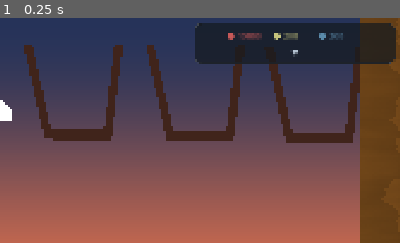
Above: before the commit, frame 1.
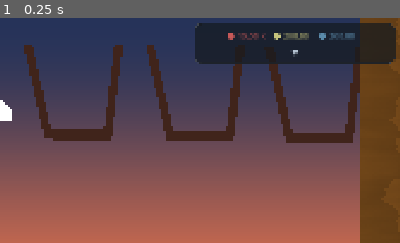
Above: after the commit, the same moment.

Repository: adambrock89/idle-glass
Game: Godot game, scene res://scenes/levels/fragment_manager.tscn
Same seed, same stepped clock (60 frames per second), same inputs: the game is played once before the commit and once after it.
Inputs:
- Up to frame 1 (0.25 s): no input
The pictures show only the part of the screen within x 50-100%, y 0-50%; the shares and areas given below are measured in that part.

The runs differ from the first frame. In frame 1, 0.2% of the frame differs, in the area x 61-89%, y 6-10%.

Commit message:
can't grab placeables through shop (proper behavior)

Diff:
--- a/data/upgrades.json
+++ b/data/upgrades.json
@@ -3,15 +3,15 @@
 		"id":  "red_value",
 		"name":  "Red Value",
 		"description":  "Increase red score value per fragment",
-		"max_level": 8,
+		"max_level": 100,
 		"effect":  {
 			"type":  "mult",
 			"target":  "red_value",
-			"multiplier":  1.1
+			"multiplier":  1.2
 		},
 		"cost": {
 			"red":  10
 		},
-		"cost_multiplier": 1.15
+		"cost_multiplier": 1.35
 	}
 ]
--- a/scenes/levels/fragment_manager.tscn
+++ b/scenes/levels/fragment_manager.tscn
@@ -62,6 +62,7 @@
 script = ExtResource("4_l78gl")
 
 [node name="Scoreboard" parent="." instance=ExtResource("5_41nyt")]
+unique_name_in_owner = true
 
 [node name="ColorRect" type="ColorRect" parent="."]
 z_index = -1
@@ -75,6 +76,7 @@
 position = Vector2(959, 538)
 
 [node name="Shop" parent="." instance=ExtResource("7_srsae")]
+unique_name_in_owner = true
 
 [node name="AudioStreamPlayer2D" type="AudioStreamPlayer2D" parent="."]
 stream = ExtResource("8_7051s")
--- a/scenes/ui/shop_container.tscn
+++ b/scenes/ui/shop_container.tscn
@@ -1,6 +1,8 @@
-[gd_scene load_steps=2 format=3]
+[gd_scene load_steps=2 format=3 uid="uid://c1iamuvfrlf7x"]
 
-[ext_resource type="Script" path="res://src/ui/shop_manager.gd" id="1_script"]
+[ext_resource type="Script" uid="uid://cyl0byvxhtn26" path="res://src/ui/shop_manager.gd" id="1_script"]
 
-[node name="Shop" type="CanvasLayer"]
+[node name="Shop" type="Control"]
+layout_mode = 3
+anchors_preset = 0
 script = ExtResource("1_script")
--- a/src/autoload/global_ui_font.gd
+++ b/src/autoload/global_ui_font.gd
@@ -1,6 +1,6 @@
 extends Node
 
-var MODERN_FONT_NAMES: PackedStringArray = PackedStringArray(["Segoe UI", "Inter", "Noto Sans", "Roboto", "Arial"])
+var MODERN_FONT_NAMES: PackedStringArray = PackedStringArray(["Roboto", "Inter", "Noto Sans", "Segoe UI", "Arial"])
 const APPLIED_META_KEY := &"global_font_applied"
 
 var modern_font: SystemFont
--- a/src/entities/placeable.gd
+++ b/src/entities/placeable.gd
@@ -18,6 +18,13 @@
 
 func _input(event):
 	if event is InputEventMouseButton and event.button_index == MOUSE_BUTTON_LEFT and not event.pressed:
+		var mouse = event.position
+
+		if %Scoreboard.panel_root.get_global_rect().has_point(mouse):
+			return
+
+		if %Shop.shop_panel.get_global_rect().has_point(mouse):
+			return
 		if _mouse_over_self():
 			start_placing()
 
--- a/src/entities/scoreboard.gd
+++ b/src/entities/scoreboard.gd
@@ -20,6 +20,7 @@
 const SCORE_COLOR_ORDER: Array[String] = ["red", "yellow", "blue", "orange", "green", "purple"]
 const TIER_TWO_COLORS: Array[String] = ["orange", "green", "purple"]
 
+var global_functions: GlobalFunctions = GlobalFunctions.new()
 var color_profile: ColorProfile = ColorProfile.new()
 
 var scoreboard_colors: Dictionary = {
@@ -121,6 +122,7 @@
 		var entry: Control = build_color_entry(color_name)
 		grid.add_child(entry)
 		entries[color_name] = entry
+		_refresh_entry(color_name)
 
 	_update_tier_two_entry_visibility()
 
@@ -161,7 +163,11 @@
 			panel_root.offset_bottom = PANEL_TOP_MARGIN
 
 	if arrow_hint_label != null:
-		arrow_hint_label.visible = not is_open
+		if(is_open):
+			arrow_hint_label.text = "▲"
+		else:
+			arrow_hint_label.text = "▼"
+
 	if shop_separation != null:
 		shop_separation.visible = is_open
 	if shop_host != null:
@@ -221,7 +227,7 @@
 
 	var label := Label.new()
 	label.name = "Label"
-	label.text = str(int(round(float(scores[color_name]))))
+	label.text = "" #Defined on update
 	label.add_theme_font_size_override("font_size", 19)
 	label.modulate = color_profile.rgb_values[scoreboard_colors[color_name]]
 	label.horizontal_alignment = HORIZONTAL_ALIGNMENT_LEFT
@@ -256,7 +262,7 @@
 func _refresh_entry(color_name: String) -> void:
 	var entry: HBoxContainer = entries[color_name] as HBoxContainer
 	var label: Label = entry.get_node("Label") as Label
-	label.text = str(int(round(float(scores[color_name]))))
+	label.text = global_functions.format_float_for_notation(scores[color_name])
 
 func _get_fragment_color_name(fragment: Fragment) -> String:
 	if fragment == null:
@@ -411,14 +417,11 @@
 				fragment_manager.call("set_color_strength", color_name, float(value))
 
 func apply_effect(effect: Dictionary) -> void:
-	print("Effect:")
-	print(effect)
 	if effect == null:
 		return
 
 	var t: String = String(effect.get("type", ""))
 	var target: String = String(effect.get("target", ""))
-	print(t)
 	if t == "mult": #WORKING HERE
 		if target.ends_with("_value"):
 			var color: String = target.replace("_value", "")
@@ -428,14 +431,12 @@
 
 			if value_multiplier.has(color):
 				value_multiplier[color] = mult
-				print("new: ", mult)
 		elif target.begins_with("metal_") and target.ends_with("_value"):
 			var metal_name: String = target.replace("metal_", "").replace("_value", "")
 			var metal_mult: float = float(effect.get("multiplier", 1.0))
 			if metal_value_multiplier.has(metal_name):
 				metal_value_multiplier[metal_name] = metal_mult
 
-		print("Triggered apply_set_effect(%s, %s)" % [target, effect.get("value", null)]) #effect.get value is NULL
 		_apply_set_effect(target, effect.get("value", null))
 	elif t == "set":
 		_apply_set_effect(target, effect.get("value", null))
--- a/src/ui/shop_manager.gd
+++ b/src/ui/shop_manager.gd
@@ -1,4 +1,4 @@
-extends CanvasLayer
+extends Control
 
 @onready var upgrade_row_scene: PackedScene = preload("res://scenes/ui/upgrade_row.tscn")
 var scoreboard: CanvasLayer = null
@@ -10,6 +10,8 @@
 var list_container: VBoxContainer = null
 var ui_click_player: AudioStreamPlayer = null
 var suppress_score_refresh: bool = false
+var scoreboard_open_rect: Rect2
+var last_mouse_pos: Vector2 = Vector2.ZERO
 
 var is_open: bool = false
 
@@ -44,6 +46,7 @@
 	shop_panel.custom_minimum_size = Vector2(0, 0)
 	shop_panel.visible = false
 	shop_panel.add_theme_stylebox_override("panel", _build_panel_style())
+	shop_panel.mouse_filter = Control.MOUSE_FILTER_STOP
 
 
 	var panel_margin := MarginContainer.new()
@@ -82,7 +85,7 @@
 		scoreboard = _find_node_by_name(get_tree().get_root(), "Scoreboard") as CanvasLayer
 
 	if scoreboard != null:
-		scoreboard.connect("shop_toggled", Callable(self, "toggle_shop"))
+		scoreboard.connect("shop_toggled", Callable(self, "_on_scoreboard_clicked"))
 		scoreboard.connect("scores_changed", Callable(self, "_on_scores_changed"))
 		if scoreboard.has_method("attach_shop_panel"):
 			scoreboard.call("attach_shop_panel", shop_panel)
@@ -106,17 +109,62 @@
 				return found
 	return null
 
+func _input(event: InputEvent) -> void:
+	if event is InputEventMouseButton:
+		last_mouse_pos = event.position
+
 func _unhandled_input(event: InputEvent) -> void:
-	# Tab doesn't have a stable Key enum across builds; check unicode 9 (tab)
+	if event is InputEventMouseButton and event.pressed:
+		# While shop is open, block gameplay clicks
+		if is_open:
+			return
+
+	# Tab toggles shop
 	if event is InputEventKey and event.pressed and int(event.unicode) == 9:
 		toggle_shop()
 
+
+
 func toggle_shop() -> void:
 	is_open = !is_open
+
+	if is_open:
+		# Capture the scoreboard's original clickable area
+		if scoreboard != null and scoreboard.panel_root != null:
+			scoreboard_open_rect = scoreboard.panel_root.get_global_rect()
+	else:
+		# Closing shop normally
+		pass
+
 	if shop_panel != null:
 		shop_panel.visible = is_open
+
 	if scoreboard != null and scoreboard.has_method("set_shop_open"):
 		scoreboard.call("set_shop_open", is_open)
+
+func open_shop() -> void:
+	is_open = true
+
+	# Capture the scoreboard's original clickable area BEFORE it expands
+	if scoreboard != null and scoreboard.panel_root != null:
+		scoreboard_open_rect = scoreboard.panel_root.get_global_rect()
+
+	if shop_panel != null:
+		shop_panel.visible = true
+
+	if scoreboard != null and scoreboard.has_method("set_shop_open"):
+		scoreboard.call("set_shop_open", true)
+
+
+func close_shop() -> void:
+	is_open = false
+
+	if shop_panel != null:
+		shop_panel.visible = false
+
+	if scoreboard != null and scoreboard.has_method("set_shop_open"):
+		scoreboard.call("set_shop_open", false)
+
 
 func _on_scores_changed() -> void:
 	if suppress_score_refresh:
@@ -154,16 +202,15 @@
 
 		#Calculate Effects
 		var effect_type = this_upgrade.get("effect", {}).get("type", "")
-		print(effect_type)
-		var this_level_effect
-		var next_level_effect
+		var this_level_effect: float
+		var next_level_effect: float
 
 		if effect_type == "mult":
 			this_level_effect = pow(this_upgrade.get("effect",0).get("multiplier",0),level)
 			next_level_effect = pow(this_upgrade.get("effect",0).get("multiplier",0),level + 1)
 
-		this_upgrade.set("current_value_text", str(this_level_effect))
-		this_upgrade.set("next_value_text", str(next_level_effect))
+		this_upgrade.set("current_value", this_level_effect)
+		this_upgrade.set("next_value", next_level_effect)
 
 		#Calculate Costs
 		var cost_multiplier = this_upgrade.get("cost_multiplier",0)
@@ -190,7 +237,6 @@
 				row.call("set_data", this_upgrade, costs, level)
 
 			var can_afford: bool = scoreboard != null and scoreboard.has_cost(costs)
-			print("Can afford: ",can_afford)
 			if row.has_method("set_purchase_state"):
 				row.call("set_purchase_state", can_afford)
 
@@ -220,9 +266,7 @@
 	for cost in costs:
 		var original_cost = costs.get(cost)
 		costs.set(cost, costs.get(cost) * pow(cost_multiplier,requested_level))
-		print("Setting cost to %s * %s ^ %s" % [str(original_cost), str(cost_multiplier), str(requested_level)])
-
-	print(costs)
+
 	if scoreboard == null:
 		push_warning("No scoreboard found; cannot process purchase")
 		return
@@ -241,10 +285,17 @@
 		var effect = series.get("effect", null)
 		effect.set("level",requested_level)
 		if effect != null and scoreboard != null:
-			print(effect)
 			scoreboard.apply_effect(effect as Dictionary)
 		refresh_list()
 	else:
 		print("ShopManager: spend_cost failed for series=", series_id)
 
 	suppress_score_refresh = false
+
+func _on_scoreboard_clicked() -> void:
+	if not is_open:
+		open_shop()
+	else:
+		# Only close if the mouse is inside the original scoreboard area
+		if scoreboard_open_rect.has_point(last_mouse_pos):
+			close_shop()
--- a/src/ui/upgrade_row.gd
+++ b/src/ui/upgrade_row.gd
@@ -12,6 +12,7 @@
 const BUY_ENABLED_BORDER_COLOR := Color(0.44, 0.68, 0.5, 0.95)
 const BUY_DISABLED_BORDER_COLOR := Color(0.2, 0.22, 0.25, 0.95)
 
+var global_functions: GlobalFunctions = GlobalFunctions.new()
 var series_id: String
 var level_index: int = 0
 var color_profile: ColorProfile = ColorProfile.new()
@@ -44,15 +45,18 @@
 	var name_text: String = _normalize_display_text(String(series.get("name", "")))
 	var description_text: String = _normalize_display_text(String(series.get("description", "")))
 
-	var current_value_text: String = series.get("current_value_text","")
-	var next_value_text: String = series.get("next_value_text","")
+	var current_value: float = series.get("current_value","")
+	var next_value: float = series.get("next_value","")
+
+	var current_value_text = global_functions.format_float_for_notation(current_value)
+	var next_value_text = global_functions.format_float_for_notation(next_value)
 
 	name_label.text = name_text
 	level_label.text = "Level %d" % level_index
-	effect_label.text = current_value_text
+	effect_label.text = "x%s" % current_value_text
 	tooltip_text = ""
 	tooltip_description_text = description_text
-	tooltip_values_text = "(%s -> %s)" % [current_value_text, next_value_text]
+	tooltip_values_text = "(x%s -> x%s)" % [current_value_text, next_value_text]
 	_update_hover_tooltip_text()
 
 	# Keep text legible on dark shop panel.
@@ -66,7 +70,13 @@
 	if buy_button == null:
 		return
 	buy_button.disabled = not can_afford
-	buy_button.modulate = Color(1, 1, 1, 1)
+	if can_afford:
+		buy_button.modulate = Color(1, 1, 1, 1)
+		buy_button.mouse_filter = Control.MOUSE_FILTER_STOP
+	else:
+		buy_button.mouse_filter = Control.MOUSE_FILTER_IGNORE
+
+
 
 func _update_button_cost_label(costs: Dictionary) -> void:
 	var ordered_colors: Array[String] = []
@@ -99,9 +109,9 @@
 
 	buy_button.text = ""
 	for color_name in ordered_colors:
-		var amount: int = int(costs.get(color_name, 0))
+		var amount: float = float(costs.get(color_name, 0))
 		var cost_chunk := Label.new()
-		cost_chunk.text = "\u25CF%d" % amount
+		cost_chunk.text = global_functions.format_float_for_notation(amount)
 		cost_chunk.modulate = _get_cost_color(color_name)
 		cost_chunk.add_theme_font_size_override("font_size", 13)
 		cost_chunk.vertical_alignment = VERTICAL_ALIGNMENT_CENTER
@@ -112,7 +122,6 @@
 	return color_profile.rgb_values[enum_value]
 
 func _on_Buy_pressed() -> void:
-	print("button pressed")
 	emit_signal("purchase_requested", series_id, level_index)
 
 func _ready() -> void:
@@ -194,7 +203,7 @@
 	buy_cost_overlay.offset_top = 8.0
 	buy_cost_overlay.offset_right = -8.0
 	buy_cost_overlay.offset_bottom = -8.0
-	buy_cost_overlay.mouse_filter = Control.MOUSE_FILTER_IGNORE
+	buy_cost_overlay.mouse_filter = Control.MOUSE_FILTER_PASS
 	buy_cost_overlay.alignment = BoxContainer.ALIGNMENT_CENTER
 	buy_cost_overlay.add_theme_constant_override("separation", 6)
 	buy_button.add_child(buy_cost_overlay)
@@ -203,7 +212,7 @@
 	hover_tooltip = PanelContainer.new()
 	hover_tooltip.visible = false
 	hover_tooltip.top_level = true
-	hover_tooltip.mouse_filter = Control.MOUSE_FILTER_IGNORE
+	hover_tooltip.mouse_filter = Control.MOUSE_FILTER_PASS
 	add_child(hover_tooltip)
 
 	var tooltip_style := StyleBoxFlat.new()
--- /dev/null
+++ b/src/utils/global_functions.gd
@@ -0,0 +1,12 @@
+extends Node
+
+class_name GlobalFunctions
+
+var notations: PackedStringArray = ["","K","M","B","T","q","Q","s","S","O","N","D"]
+
+func format_float_for_notation(raw_float: float) -> String:
+	var multiple_of_thousands := int(floor(log(raw_float) / log(1000)))
+
+	var calculated_value := raw_float / pow(1000, multiple_of_thousands)
+	var notation = notations[multiple_of_thousands]
+	return "%.2f %s" % [calculated_value,notation]
Not shown: 1 places in scenes/levels/fragment_manager.tscn that only renumber resources
